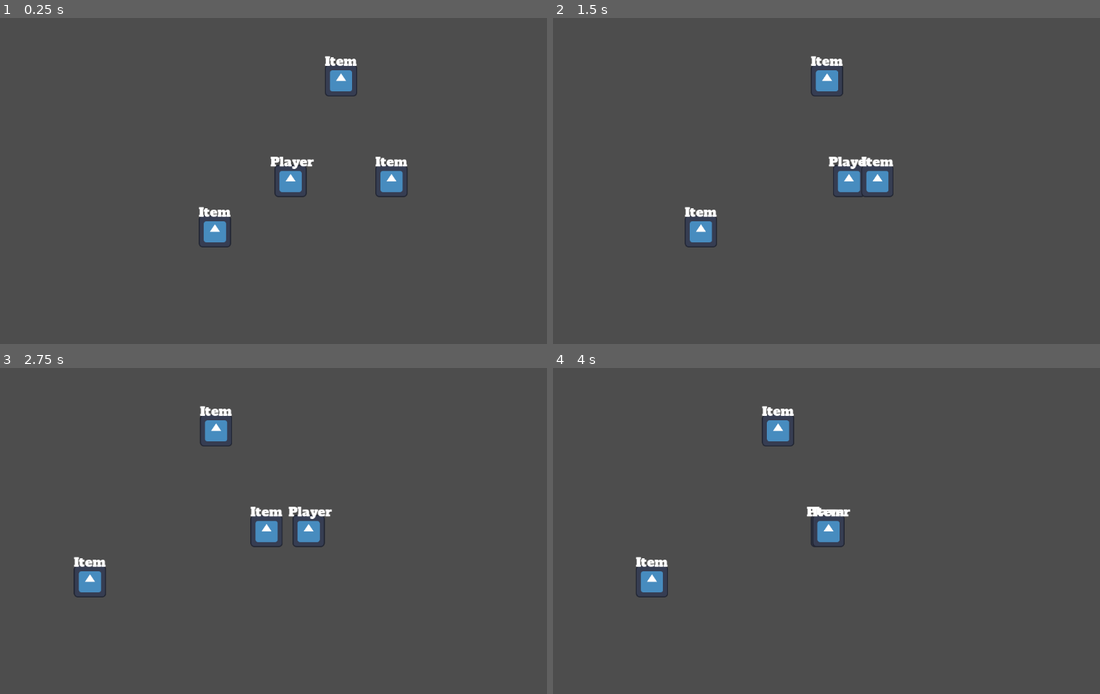
Above: before the commit, frames 1-4 (two rows, left to right).
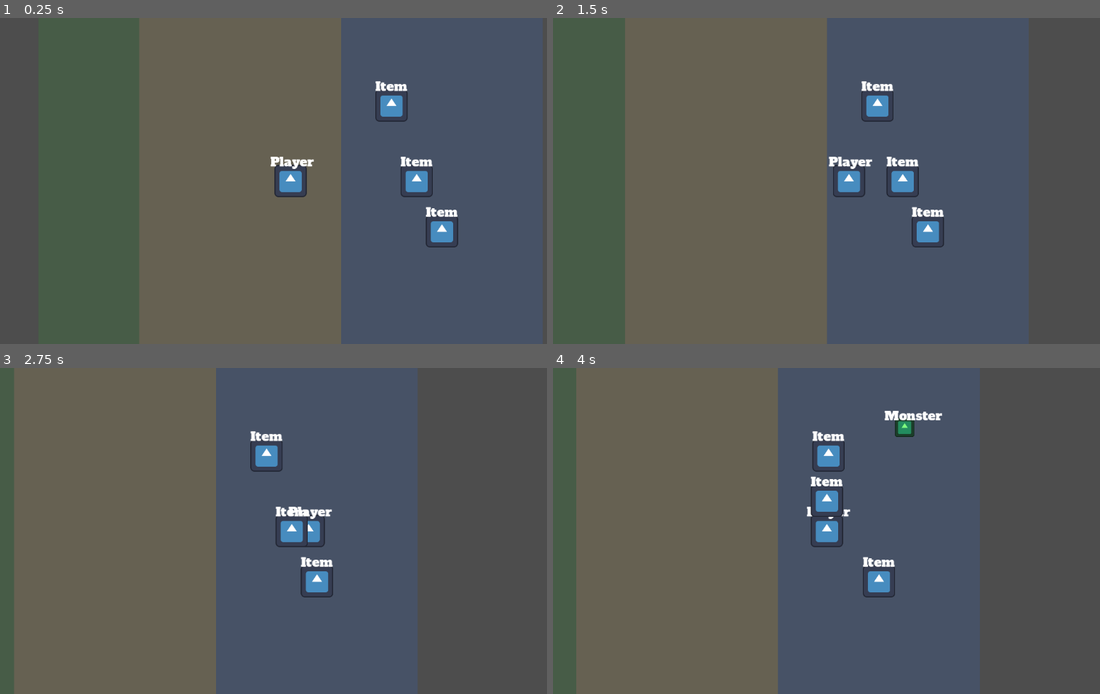
Above: after the commit, the same moments.

Repository: poga/dark-sea
Game: Godot game, scene res://scenes/game/main.tscn
Same seed, same stepped clock (60 frames per second), same inputs: the game is played once before the commit and once after it. The project has no main scene, so this scene is started directly. The engine's default icon, where the game draws it, is replaced by a stand-in: a white triangle on a blue panel in a dark square.
Inputs (mouse positions are in pixels of both pictures, inside the frame that each line leads up to):
- Up to frame 1 (0.25 s): no input
- Up to frame 2 (1.5 s): tap Enter at 0.5 s; move the mouse to (968, 164) at 0.52 s; hold D (move_right) 0.53-1.25 s; hold Space (interact) 0.53-1.25 s; click (968, 164) at 0.67 s; drag from (728, 197) to (864, 181) at 1.27 s
- Up to frame 3 (2.75 s): move the mouse to (350, 459) at 2.02 s; hold D (move_right) from 2.03 s (still down); tap Alt at 2.1 s
- Up to frame 4 (4 s): release D (move_right) at 2.75 s; drag from (815, 596) to (640, 579) at 2.77 s; move the mouse to (1017, 579) at 3.52 s; hold A (move_left) from 3.53 s (still down); hold Space (interact) from 3.53 s (still down)

The runs differ from the first frame. In frame 1, 72% of the frame differs, in the area x 25-100%, y 0-100%; in frame 2, 72%; in frame 3, 72%; in frame 4, 72%, in the area x 4-78%, y 0-100%.

Commit message:
feat: compose main scene with zones, test spawner, and full turret combat
Co-Authored-By: Claude Opus 4.6 <noreply@anthropic.com>

Diff:
--- a/scenes/game/main.tscn
+++ b/scenes/game/main.tscn
@@ -1,19 +1,41 @@
-[gd_scene load_steps=3 format=3]
+[gd_scene load_steps=7 format=3]
 
 [ext_resource type="PackedScene" path="res://scenes/player/player.tscn" id="1"]
 [ext_resource type="PackedScene" path="res://scenes/item/item.tscn" id="2"]
+[ext_resource type="PackedScene" path="res://scenes/zones/tower_zone.tscn" id="3"]
+[ext_resource type="PackedScene" path="res://scenes/zones/beach_zone.tscn" id="4"]
+[ext_resource type="PackedScene" path="res://scenes/zones/sea_zone.tscn" id="5"]
+[ext_resource type="Script" path="res://scenes/game/test_spawner.gd" id="6"]
 
 [node name="Main" type="Node2D"]
+
+[node name="Zones" type="Node2D" parent="."]
+
+[node name="TowerZone" parent="Zones" instance=ExtResource("3")]
+position = Vector2(-400, 0)
+
+[node name="BeachZone" parent="Zones" instance=ExtResource("4")]
+position = Vector2(-100, 0)
+
+[node name="SeaZone" parent="Zones" instance=ExtResource("5")]
+position = Vector2(300, 0)
 
 [node name="Player" parent="." instance=ExtResource("1")]
 
 [node name="Items" type="Node2D" parent="."]
 
 [node name="Item1" parent="Items" instance=ExtResource("2")]
-position = Vector2(200, 0)
+position = Vector2(250, 0)
 
 [node name="Item2" parent="Items" instance=ExtResource("2")]
-position = Vector2(-150, 100)
+position = Vector2(300, 100)
 
 [node name="Item3" parent="Items" instance=ExtResource("2")]
-position = Vector2(100, -200)
+position = Vector2(200, -150)
+
+[node name="Monsters" type="Node2D" parent="."]
+
+[node name="TestSpawner" type="Node2D" parent="."]
+script = ExtResource("6")
+
+[node name="SpawnTimer" type="Timer" parent="TestSpawner"]
--- /dev/null
+++ b/scenes/game/test_spawner.gd
@@ -0,0 +1,19 @@
+extends Node2D
+
+@export var spawn_interval: float = 3.0
+@export var spawn_x: float = 400.0
+@export var spawn_y_min: float = -300.0
+@export var spawn_y_max: float = 300.0
+
+var _monster_scene: PackedScene = preload("res://scenes/monster/monster.tscn")
+
+func _ready() -> void:
+	$SpawnTimer.wait_time = spawn_interval
+	$SpawnTimer.start()
+	$SpawnTimer.timeout.connect(_on_spawn_timer_timeout)
+
+func _on_spawn_timer_timeout() -> void:
+	var monster: Area2D = _monster_scene.instantiate()
+	var spawn_y: float = randf_range(spawn_y_min, spawn_y_max)
+	monster.global_position = Vector2(spawn_x, spawn_y)
+	get_parent().get_node("Monsters").add_child(monster)
Not shown, added: scenes/game/test_spawner.gd.uid
